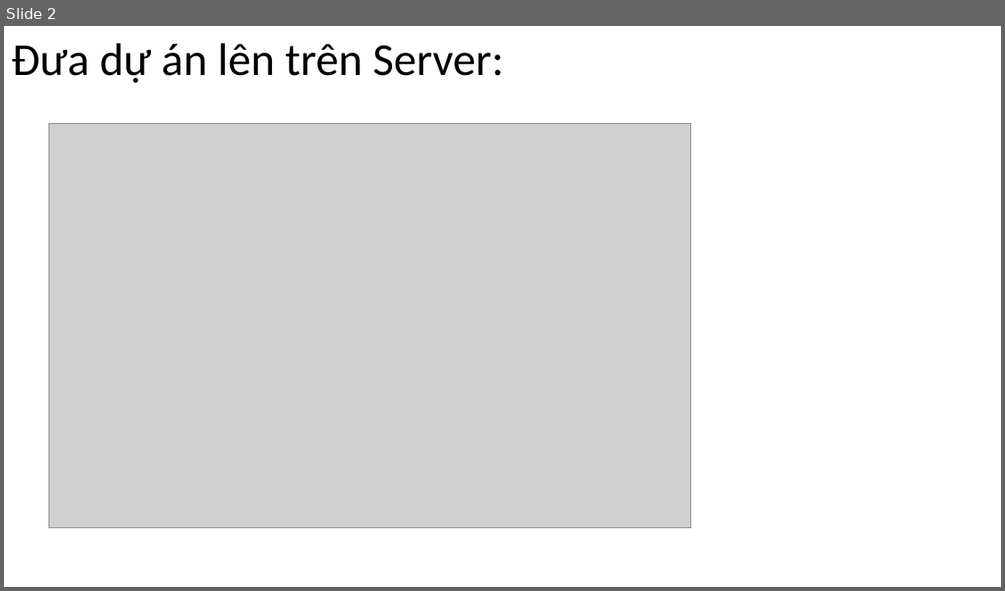
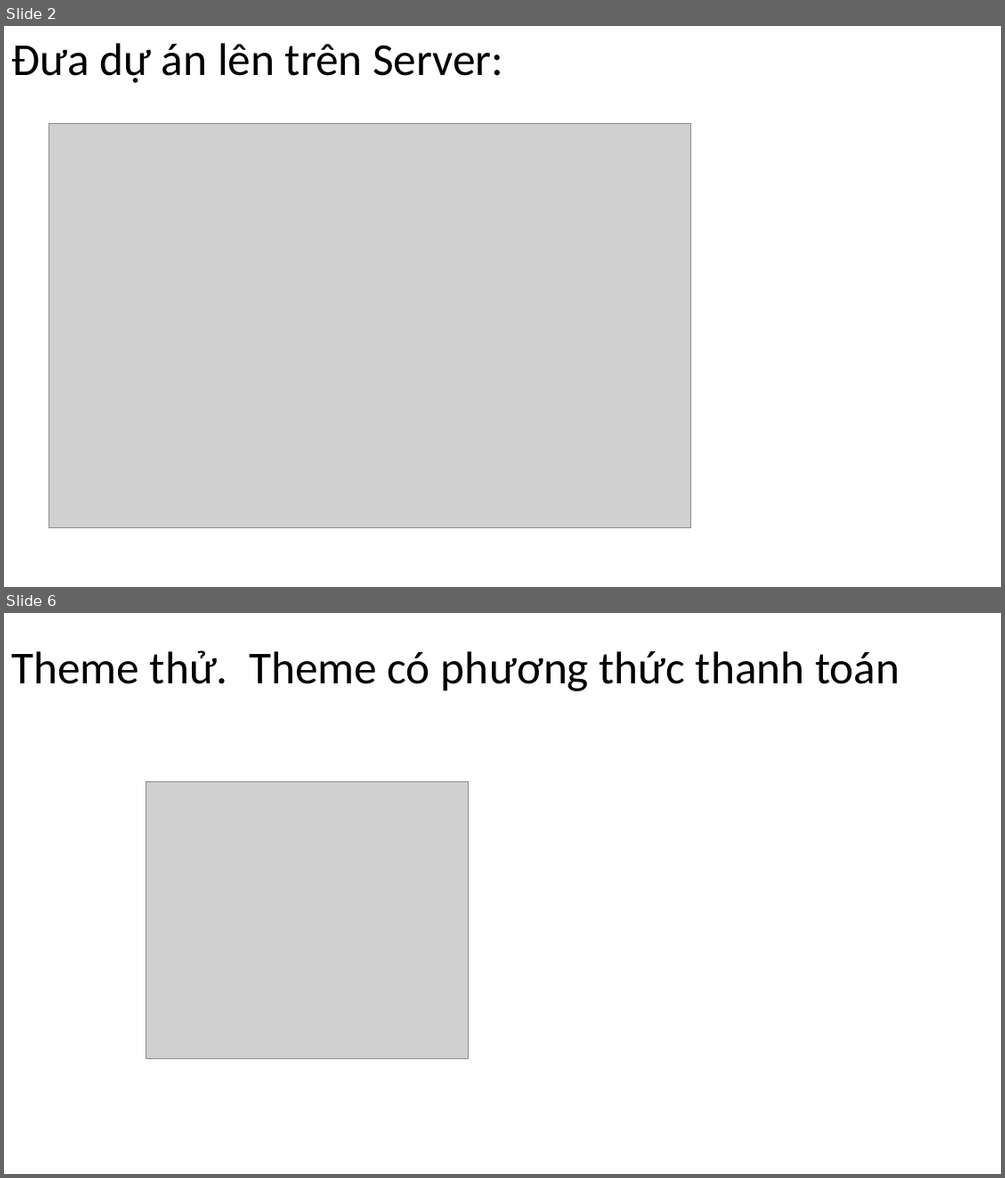
Before and after one commit to DangVanDoan05/WordPress, a slide deck: Import&ExPort DataBasePHP.pptx. Shown one above the other, each under a label of ours: slide 2 before the commit, slides 2 and 6 after it; the slides between them are not shown. The pictures are 1005x591 and 1005x1178 pixels, drawn with LibreOffice and Linux fonts; fonts in the diff are those of the drawing; grey boxes stand for pictures. Boxes give left, top, right and bottom in pixels: in the first picture for what was removed or moved away, otherwise in the second. Text is boxed around its words. In the diff, an @@ line names an element or a change of style, - is before the commit and + after.

```diff
--- a/Import&ExPort DataBasePHP.pptx
+++ b/Import&ExPort DataBasePHP.pptx
@@ slide 6 added at <box>4,613,1001,1174</box>, background #FFFFFF @@
@@ title added at <box>11,650,899,691</box>, 44 pt, text #000000 @@
+Theme thử. Theme có phương thức thanh toán
@@ picture added at <box>146,782,468,1059</box> @@
```
Also in this commit, not shown: 1 slide changed, 7 other slides added, 1 slide removed, 4 other files.
